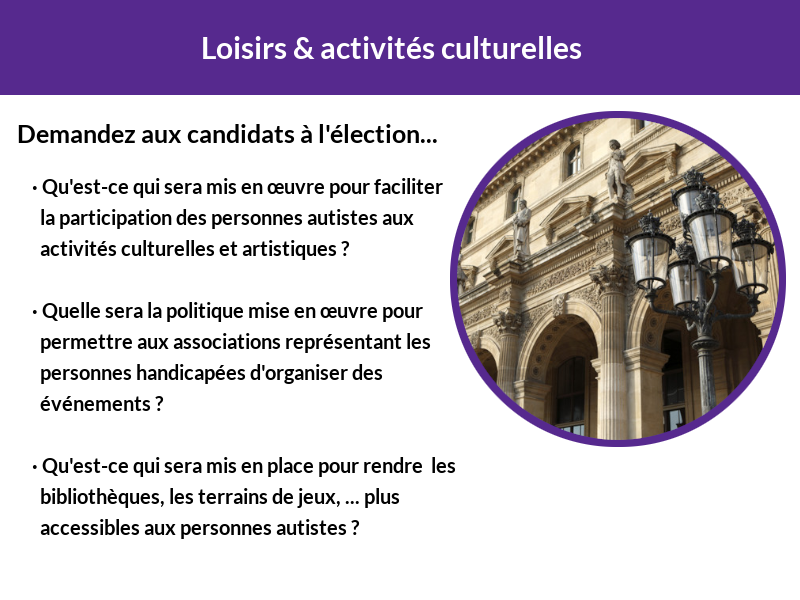
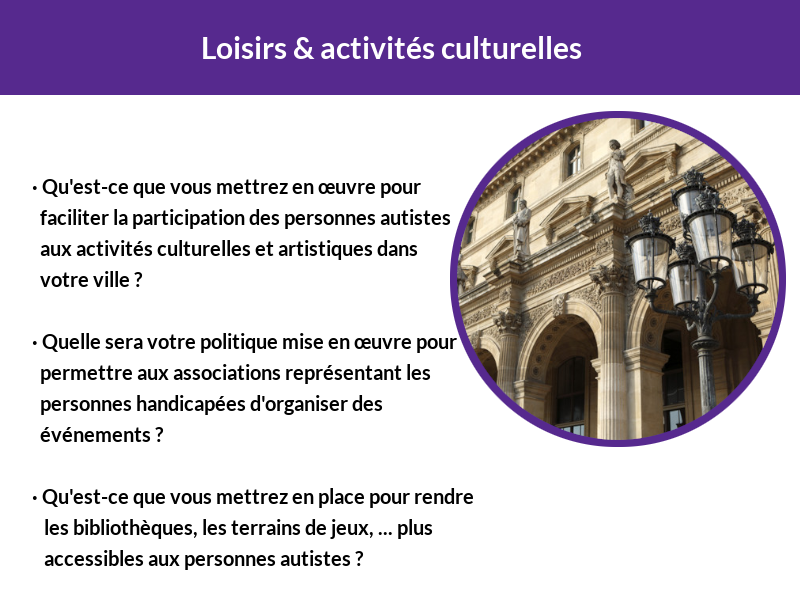
Layered file, before and after one edit (w=800, h=600). Changes by layer:
hid "Demandez aux candidats à l'éle..." over 18, 124, 437, 143
renamed "· Qu'est-ce qui sera mis en ..." to "· Qu'est-ce que vous mettrez...", painted on it over 32, 178, 473, 570
